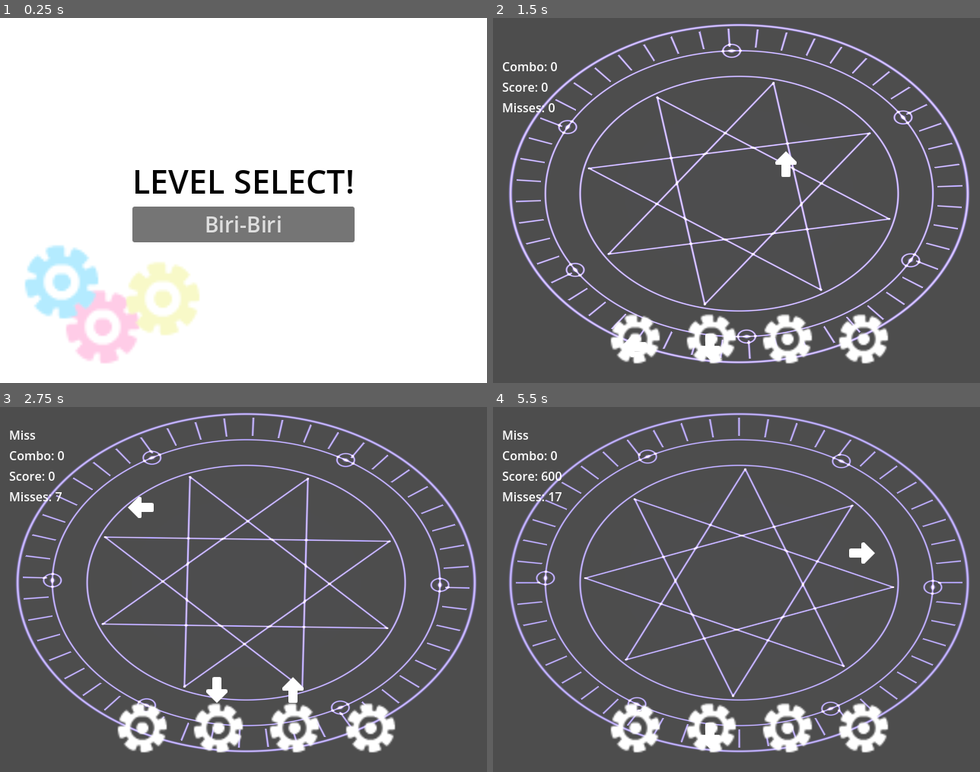
Above: before the commit, frames 1-4 (two rows, left to right).
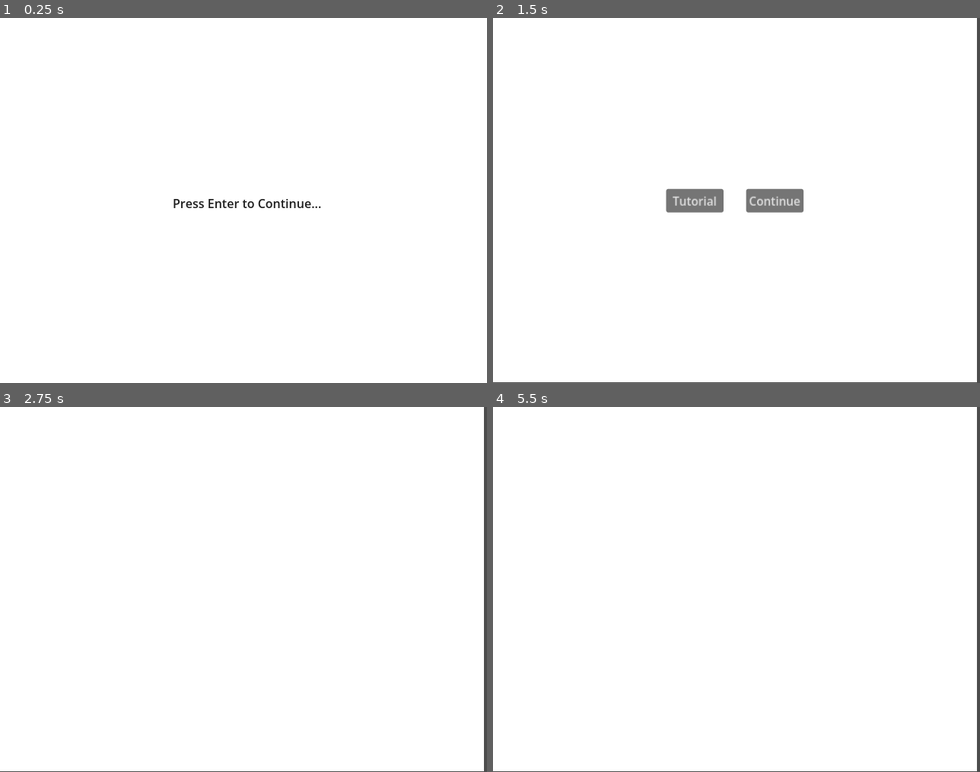
Above: after the commit, the same moments.

Repository: AngeliteApril/Haven-Rhythm-Game
Game: Godot game, scene res://scenes/play.tscn
Two runs of this game, one before a commit and one after it. Both use one fixed random seed, a clock stepped at 60 frames per second and the inputs below. Before the commit the project starts from res://scenes/level_select.tscn.
Inputs (mouse positions are in pixels of both pictures, inside the frame that each line leads up to):
- Up to frame 1 (0.25 s): no input
- Up to frame 2 (1.5 s): click (736, 226) at 0.5 s, where only the run before the commit has a clickable "Biri-Biri"; tap Enter (ui_enter, bound only after the commit) at 1.25 s; hold Right (ui_right) from 1.28 s (still down); hold Enter (ui_enter, bound only after the commit) from 1.28 s (still down)
- Up to frame 3 (2.75 s): release Right (ui_right) at 2 s; release Enter (ui_enter, bound only after the commit) at 2 s; click (199, 589) at 2 s, where only the run after the commit has a clickable "Tutorial"
- Up to frame 4 (5.5 s): hold Down (ui_down) 2.78-3.53 s; tap Enter (ui_enter, bound only after the commit) at 2.85, 4.35 s; hold Right (ui_right) 3.53-4.28 s; hold Enter (ui_enter, bound only after the commit) 3.53-4.28 s; hold Up (ui_up) 4.28-5.03 s; hold Left (ui_left) from 5.03 s (still down); hold Enter (ui_enter, bound only after the commit) from 5.03 s (still down)

The runs differ from the first frame. In frame 1, 11% of the frame differs, in the area x 5-73%, y 41-95%; in frame 2, 96%; in frame 3, 96%; in frame 4, 96%, in the area x 0-100%, y 0-100%.

Commit message:
izzys additions

Diff:
--- a/level_select.gd
+++ /dev/null
@@ -1,5 +0,0 @@
-extends Control
-
-
-func _on_button_pressed() -> void:
-	get_tree().change_scene_to_file("res://main.tscn")
--- a/project.godot
+++ b/project.godot
@@ -14,6 +14,10 @@
 run/main_scene="uid://bwq0bw0ydn5wn"
 config/features=PackedStringArray("4.7", "Forward Plus")
 config/icon="res://icon.svg"
+
+[autoload]
+
+DataHandler="*uid://bts4w5n0amh2s"
 
 [display]
 
@@ -66,6 +70,11 @@
 "events": [Object(InputEventKey,"resource_local_to_scene":false,"resource_name":"","device":-1,"window_id":0,"alt_press …(192 unchanged characters)…
 ]
 }
+ui_enter={
+"deadzone": 0.2,
+"events": [Object(InputEventKey,"resource_local_to_scene":false,"resource_name":"","device":-1,"window_id":0,"alt_pressed":false,"shift_pressed":false,"ctrl_pressed":false,"meta_pressed":false,"pressed":false,"keycode":0,"physical_keycode":4194309,"key_label":0,"unicode":0,"location":0,"echo":false,"script":null)
+]
+}
 
 [physics]
 
--- /dev/null
+++ b/scenes/SongController.gd
@@ -0,0 +1,11 @@
+extends Control
+
+
+# Called when the node enters the scene tree for the first time.
+func _ready() -> void:
+	pass # Replace with function body.
+
+
+# Called every frame. 'delta' is the elapsed time since the previous frame.
+func _process(delta: float) -> void:
+	pass
--- a/scenes/level_select.tscn
+++ /dev/null
@@ -1,64 +0,0 @@
-[gd_scene format=3 uid="uid://bwq0bw0ydn5wn"]
-
-[ext_resource type="Texture2D" uid="uid://b4bv5fn6gkfkv" path="res://gear.png" id="1_il3u1"]
-[ext_resource type="Script" uid="uid://dyffto8ja0bll" path="res://level_select.gd" id="1_vomi7"]
-
-[sub_resource type="StyleBoxFlat" id="StyleBoxFlat_ucufk"]
-bg_color = Color(11.708403, 11.708403, 11.708403, 1)
-
-[node name="LevelSelect" type="Control" unique_id=1072254015]
-layout_mode = 3
-anchors_preset = 15
-anchor_right = 1.0
-anchor_bottom = 1.0
-grow_horizontal = 2
-grow_vertical = 2
-script = ExtResource("1_vomi7")
-
-[node name="Panel" type="Panel" parent="." unique_id=328259742]
-layout_mode = 0
-offset_right = 649.0
-offset_bottom = 486.0
-theme_override_styles/panel = SubResource("StyleBoxFlat_ucufk")
-
-[node name="Pink" type="Sprite2D" parent="Panel" unique_id=1040385929]
-modulate = Color(1, 0.8, 0.90588236, 1)
-position = Vector2(132, 403)
-scale = Vector2(3, 3)
-texture = ExtResource("1_il3u1")
-
-[node name="Blue" type="Sprite2D" parent="Panel" unique_id=418218004]
-modulate = Color(0.70695436, 0.92188877, 0.999675, 1)
-position = Vector2(78, 344)
-scale = Vector2(3, 3)
-texture = ExtResource("1_il3u1")
-
-[node name="Yellow" type="Sprite2D" parent="Panel" unique_id=1682188863]
-modulate = Color(0.9700168, 0.97506326, 0.783228, 1)
-position = Vector2(211, 366)
-scale = Vector2(3, 3)
-texture = ExtResource("1_il3u1")
-
-[node name="CenterContainer" type="CenterContainer" parent="." unique_id=1449095945]
-layout_mode = 1
-anchors_preset = 15
-anchor_right = 1.0
-anchor_bottom = 1.0
-grow_horizontal = 2
-grow_vertical = 2
-
-[node name="VBoxContainer" type="VBoxContainer" parent="CenterContainer" unique_id=205899104]
-layout_mode = 2
-
-[node name="Label" type="Label" parent="CenterContainer/VBoxContainer" unique_id=643566875]
-modulate = Color(0.012617188, 0.012617188, 0.012617188, 1)
-layout_mode = 2
-theme_override_font_sizes/font_size = 43
-text = "LEVEL SELECT!"
-
-[node name="Button" type="Button" parent="CenterContainer/VBoxContainer" unique_id=388324773]
-layout_mode = 2
-theme_override_font_sizes/font_size = 28
-text = "Biri-Biri"
-
-[connection signal="pressed" from="CenterContainer/VBoxContainer/Button" to="." method="_on_button_pressed"]
--- /dev/null
+++ b/scenes/mainmenu.tscn
@@ -0,0 +1,19 @@
+[gd_scene format=3 uid="uid://coqshv52hgvmo"]
+
+[sub_resource type="StyleBoxFlat" id="StyleBoxFlat_ucufk"]
+bg_color = Color(11.708403, 11.708403, 11.708403, 1)
+
+[node name="SongsMenu" type="Control" unique_id=1072254015]
+layout_mode = 3
+anchors_preset = 15
+anchor_right = 1.0
+anchor_bottom = 1.0
+grow_horizontal = 2
+grow_vertical = 2
+
+[node name="SongsContainer" type="Panel" parent="." unique_id=328259742]
+layout_mode = 0
+offset_right = 665.0
+offset_bottom = 480.0
+scale = Vector2(0.95588857, 0.9989226)
+theme_override_styles/panel = SubResource("StyleBoxFlat_ucufk")
--- /dev/null
+++ b/scenes/optionsmenu.tscn
@@ -0,0 +1,54 @@
+[gd_scene format=3 uid="uid://dbne7e7wycyq6"]
+
+[ext_resource type="Script" uid="uid://butivhsbodea2" path="res://scripts/TutorialHandler.gd" id="1_mj60t"]
+[ext_resource type="Script" uid="uid://jkmkbe4fhaq1" path="res://scripts/ContinueHandler.gd" id="2_bx7k3"]
+
+[sub_resource type="StyleBoxFlat" id="StyleBoxFlat_ucufk"]
+bg_color = Color(11.708403, 11.708403, 11.708403, 1)
+
+[node name="OptionsMenu" type="Control" unique_id=1072254015]
+layout_mode = 3
+anchors_preset = 15
+anchor_right = 1.0
+anchor_bottom = 1.0
+grow_horizontal = 2
+grow_vertical = 2
+
+[node name="OptionsContianer" type="Panel" parent="." unique_id=328259742]
+layout_mode = 0
+offset_right = 665.0
+offset_bottom = 480.0
+scale = Vector2(0.95588857, 0.9989226)
+theme_override_styles/panel = SubResource("StyleBoxFlat_ucufk")
+
+[node name="TutorialButton" type="Button" parent="OptionsContianer" unique_id=1106472192]
+layout_mode = 1
+anchors_preset = 8
+anchor_left = 0.5
+anchor_top = 0.5
+anchor_right = 0.5
+anchor_bottom = 0.5
+offset_left = -94.5
+offset_top = -15.5
+offset_right = -15.5
+offset_bottom = 15.5
+grow_horizontal = 2
+grow_vertical = 2
+text = "Tutorial"
+script = ExtResource("1_mj60t")
+
+[node name="ContinueButton" type="Button" parent="OptionsContianer" unique_id=934975650]
+layout_mode = 1
+anchors_preset = 8
+anchor_left = 0.5
+anchor_top = 0.5
+anchor_right = 0.5
+anchor_bottom = 0.5
+offset_left = 15.5
+offset_top = -15.5
+offset_right = 94.5
+offset_bottom = 15.5
+grow_horizontal = 2
+grow_vertical = 2
+text = "Continue"
+script = ExtResource("2_bx7k3")
--- /dev/null
+++ b/scenes/optonsmenu.tscn
@@ -0,0 +1,54 @@
+[gd_scene format=3 uid="uid://d3gudl3idmtbb"]
+
+[ext_resource type="Script" uid="uid://butivhsbodea2" path="res://scripts/TutorialHandler.gd" id="1_mj60t"]
+[ext_resource type="Script" uid="uid://jkmkbe4fhaq1" path="res://scripts/ContinueHandler.gd" id="2_bx7k3"]
+
+[sub_resource type="StyleBoxFlat" id="StyleBoxFlat_ucufk"]
+bg_color = Color(11.708403, 11.708403, 11.708403, 1)
+
+[node name="OptionsMenu" type="Control" unique_id=1072254015]
+layout_mode = 3
+anchors_preset = 15
+anchor_right = 1.0
+anchor_bottom = 1.0
+grow_horizontal = 2
+grow_vertical = 2
+
+[node name="OptionsContianer" type="Panel" parent="." unique_id=328259742]
+layout_mode = 0
+offset_right = 665.0
+offset_bottom = 480.0
+scale = Vector2(0.95588857, 0.9989226)
+theme_override_styles/panel = SubResource("StyleBoxFlat_ucufk")
+
+[node name="TutorialButton" type="Button" parent="OptionsContianer" unique_id=1106472192]
+layout_mode = 1
+anchors_preset = 8
+anchor_left = 0.5
+anchor_top = 0.5
+anchor_right = 0.5
+anchor_bottom = 0.5
+offset_left = -94.5
+offset_top = -15.5
+offset_right = -15.5
+offset_bottom = 15.5
+grow_horizontal = 2
+grow_vertical = 2
+text = "Tutorial"
+script = ExtResource("1_mj60t")
+
+[node name="ContinueButton" type="Button" parent="OptionsContianer" unique_id=934975650]
+layout_mode = 1
+anchors_preset = 8
+anchor_left = 0.5
+anchor_top = 0.5
+anchor_right = 0.5
+anchor_bottom = 0.5
+offset_left = 15.5
+offset_top = -15.5
+offset_right = 94.5
+offset_bottom = 15.5
+grow_horizontal = 2
+grow_vertical = 2
+text = "Continue"
+script = ExtResource("2_bx7k3")
--- /dev/null
+++ b/scenes/play.tscn
@@ -0,0 +1,39 @@
+[gd_scene format=3 uid="uid://bwq0bw0ydn5wn"]
+
+[ext_resource type="Script" uid="uid://coqcvirk6oidk" path="res://scripts/PlayListener.gd" id="1_8r3iy"]
+
+[sub_resource type="StyleBoxFlat" id="StyleBoxFlat_ucufk"]
+bg_color = Color(11.708403, 11.708403, 11.708403, 1)
+
+[node name="PlayListener" type="Control" unique_id=1072254015]
+layout_mode = 3
+anchors_preset = 15
+anchor_right = 1.0
+anchor_bottom = 1.0
+grow_horizontal = 2
+grow_vertical = 2
+script = ExtResource("1_8r3iy")
+
+[node name="Panel" type="Panel" parent="." unique_id=328259742]
+layout_mode = 0
+offset_right = 649.0
+offset_bottom = 486.0
+theme_override_styles/panel = SubResource("StyleBoxFlat_ucufk")
+
+[node name="EnterLabel" type="Label" parent="Panel" unique_id=339761674]
+layout_mode = 1
+anchors_preset = 8
+anchor_left = 0.5
+anchor_top = 0.5
+anchor_right = 0.5
+anchor_bottom = 0.5
+offset_left = -98.0
+offset_top = -11.5
+offset_right = 98.0
+offset_bottom = 11.5
+grow_horizontal = 2
+grow_vertical = 2
+size_flags_horizontal = 4
+size_flags_vertical = 8
+theme_override_colors/font_color = Color(0.11119685, 0.11119684, 0.11119684, 1)
+text = "Press Enter to Continue..."
--- /dev/null
+++ b/scenes/tutorial.tscn
@@ -0,0 +1,19 @@
+[gd_scene format=3 uid="uid://iiktieynjdsb"]
+
+[sub_resource type="StyleBoxFlat" id="StyleBoxFlat_ucufk"]
+bg_color = Color(11.708403, 11.708403, 11.708403, 1)
+
+[node name="Tutorial" type="Control" unique_id=1072254015]
+layout_mode = 3
+anchors_preset = 15
+anchor_right = 1.0
+anchor_bottom = 1.0
+grow_horizontal = 2
+grow_vertical = 2
+
+[node name="TutorialContainer" type="Panel" parent="." unique_id=328259742]
+layout_mode = 0
+offset_right = 665.0
+offset_bottom = 480.0
+scale = Vector2(0.95588857, 0.9989226)
+theme_override_styles/panel = SubResource("StyleBoxFlat_ucufk")
--- /dev/null
+++ b/scripts/ContinueHandler.gd
@@ -0,0 +1,7 @@
+extends Button
+
+func _ready() -> void:
+	pressed.connect(_on_button_pressed)
+
+func _on_button_pressed() -> void:
+		get_tree().change_scene_to_file("res://scenes/songsmenu.tscn")
--- /dev/null
+++ b/scripts/DataHandler.gd
@@ -0,0 +1,70 @@
+extends Node
+
+const DATA_FILE = "user://game-rhythmdata.json"
+
+
+var playerdata = {
+    "score": 0,
+    "gamesplayed": 0,
+    "high_score": {
+        "value": 0
+    }
+}
+
+var songdata = {
+	"song1": {
+		"songtitle": "content",
+		"artist": "content",
+		"songdescription": "content",
+		"songpath": "content",
+	},
+	"song2": {
+		"songtitle": "content",
+		"artist": "content",
+		"songdescription": "content",
+		"songpath": "content",
+	},
+	"song3": {
+		"songtitle": "",
+		"artist": 0,
+		"songdescription": "content",
+		"songpath": "content",
+	},
+}
+
+
+func save():
+    var file = FileAccess.open(DATA_FILE, FileAccess.WRITE)
+
+    if file == null:
+        printerr("Could not save data!")
+        return
+
+    var json_string = JSON.stringify(playerdata)
+    file.store_string(json_string)
+    file.close()
+
+
+func load():
+    if not FileAccess.file_exists(DATA_FILE):
+        printerr("No saved data!")
+        return
+
+    var file = FileAccess.open(DATA_FILE, FileAccess.READ)
+    var json_string = file.get_as_text()
+    file.close()
+
+    var data = JSON.parse_string(json_string)
+
+    if data is Dictionary:
+        playerdata = data
+    else:
+        printerr("Corrupted data!")
+
+
+func get_data(key: String):
+    return playerdata.get(key)
+
+func get_songdata(): return songdata
+
+func get_songdatatable(key: String): return songdata.get(key)
--- /dev/null
+++ b/scripts/PlayListener.gd
@@ -0,0 +1,38 @@
+extends Control
+
+var entered: bool = false
+@onready var pressEnterLabel: Label = $Panel/EnterLabel
+
+
+# Called when the node enters the scene tree for the first time.
+func _ready() -> void:
+	DataHandler.save()
+	DataHandler.load()
+
+func _input(event: InputEvent) -> void:
+	if event.is_action_pressed("ui_enter"):
+		get_tree().change_scene_to_file("res://scenes/optionsmenu.tscn")
+
+
+func _notification(what: int) -> void:
+	if what == NOTIFICATION_WM_CLOSE_REQUEST:
+		DataHandler.save()
+		get_tree().quit()
+
+	elif what == NOTIFICATION_WM_GO_BACK_REQUEST:
+		DataHandler.save()
+		get_tree().quit()
+
+	# func _notification(what: int) -> void:
+	# if what == NOTIFICATION_WM_CLOSE_REQUEST:
+	#     DataHandler.save()
+
+
+	# elif what == NOTIFICATION_WM_GO_BACK_REQUEST:
+	#     DataHandler.save()
+	#     get_tree().quit()
+
+	# elif what == NOTIFICATION_WM_GO_BACK_REQUEST: DataHandler.save() get_tree().quit()
+# Called every frame. 'delta' is the elapsed time since the previous frame.
+# func _process(delta: float) -> void:
+# 	pass
--- /dev/null
+++ b/scripts/TutorialHandler.gd
@@ -0,0 +1,7 @@
+extends Button
+
+func _ready() -> void:
+	pressed.connect(_on_button_pressed)
+
+func _on_button_pressed() -> void:
+		get_tree().change_scene_to_file("res://scenes/tutorial.tscn")
Empty file added: data/game-rhythmdata.json
Not shown, removed: level_select.gd.uid
Not shown, added: scenes/SongController.gd.uid
Not shown: 1 places in scenes/main.tscn that only renumber resources
Not shown, added: scripts/ContinueHandler.gd.uid
Not shown, added: scripts/DataHandler.gd.uid
Not shown, added: scripts/PlayListener.gd.uid
Not shown, added: scripts/TutorialHandler.gd.uid
Not shown, removed: scripts/cool.md
